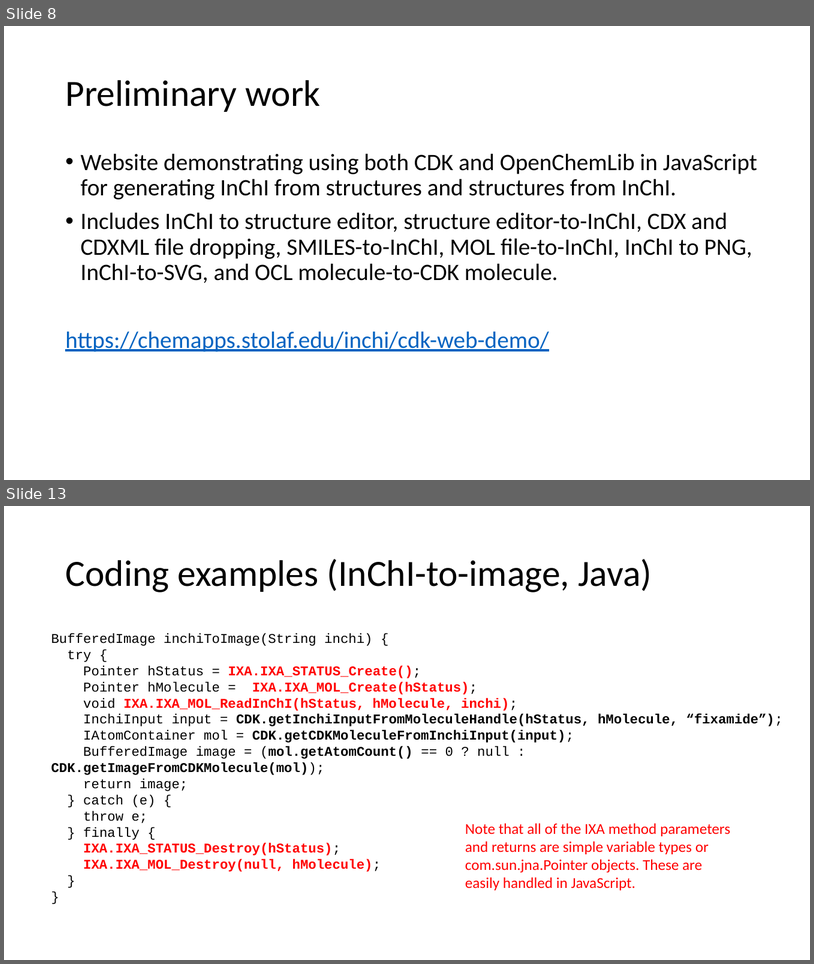
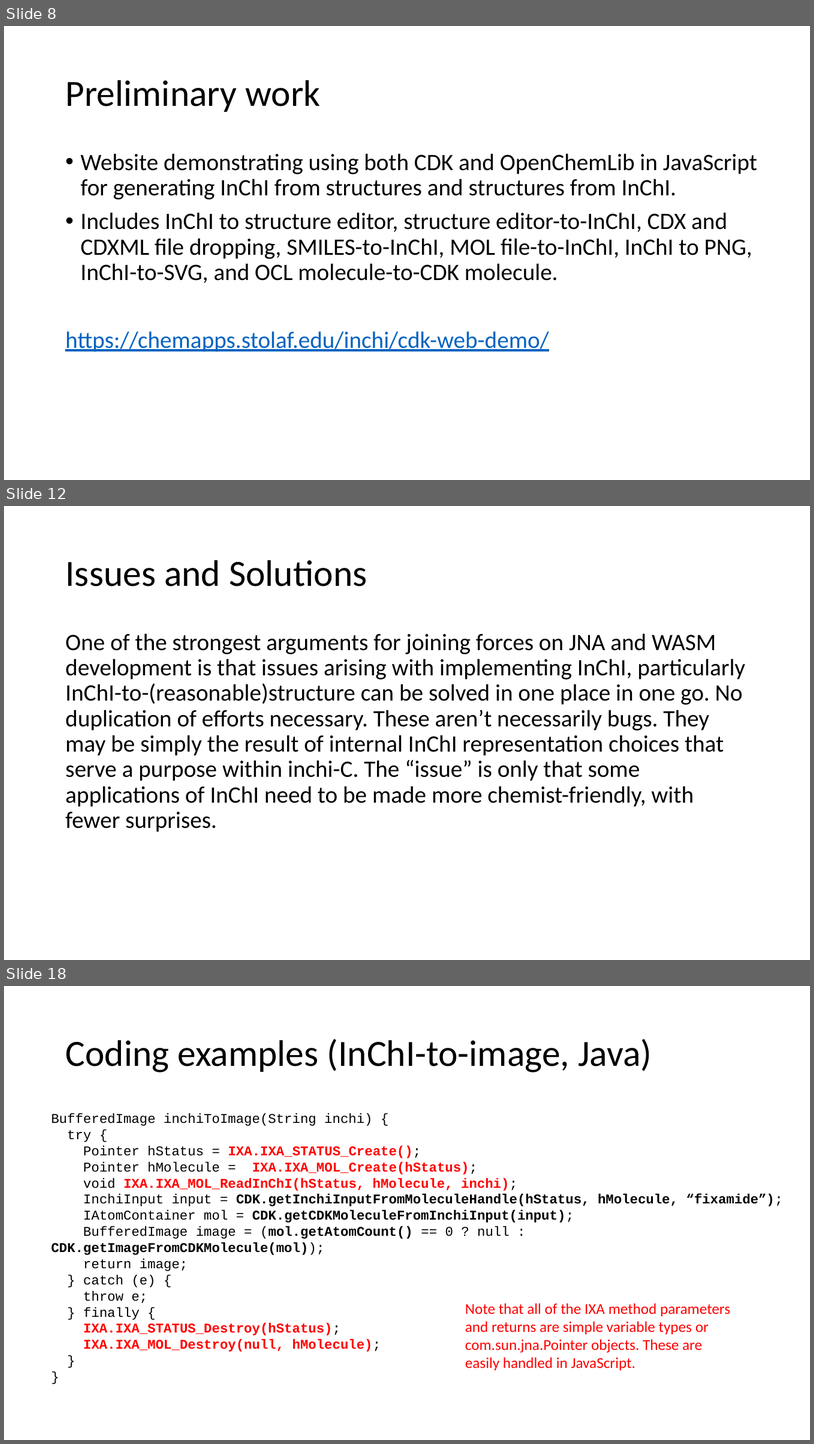
Before and after one commit to BobHanson/InChI-SwingJS, a slide deck: pdf/Java_JavaScript_Proposal.pptx. Shown one above the other, each under a label of ours: slides 8 and 13 before the commit, slides 8, 12 and 18 after it; the slides between them are not shown. The pictures are 814x964 and 814x1444 pixels, drawn with LibreOffice and Linux fonts; fonts in the diff are those of the drawing. Boxes give left, top, right and bottom in pixels: in the first picture for what was removed or moved away, otherwise in the second. Text is boxed around its words. In the diff, an @@ line names an element or a change of style, - is before the commit and + after.

```diff
--- a/pdf/Java_JavaScript_Proposal.pptx
+++ b/pdf/Java_JavaScript_Proposal.pptx
@@ slide 12 added at (x1=4, y1=506, x2=810, y2=960), background #FFFFFF @@
@@ title added at (x1=65, y1=560, x2=367, y2=586), 44 pt, text #000000 @@
+Issues and Solutions
@@ text added at (x1=65, y1=633, x2=746, y2=832), 28 pt, text #000000 @@
+One of the strongest arguments for joining forces on JNA and WASM development is that issues arising with implementing InChI, particularly InChI-to-(reasonable)structure can be solved in one place in one go. No duplication of efforts necessary. These aren’t necessarily bugs. They may be simply the result of internal InChI representation choices that serve a purpose within inchi-C. The “issue” is only that some applications of InChI need to be made more chemist-friendly, with fewer surprises.
@@ what was slide 13 is now slide 18 @@
```
Also in this commit, not shown: 7 slides changed, 7 other slides added, 3 slides removed, 1 other file.
